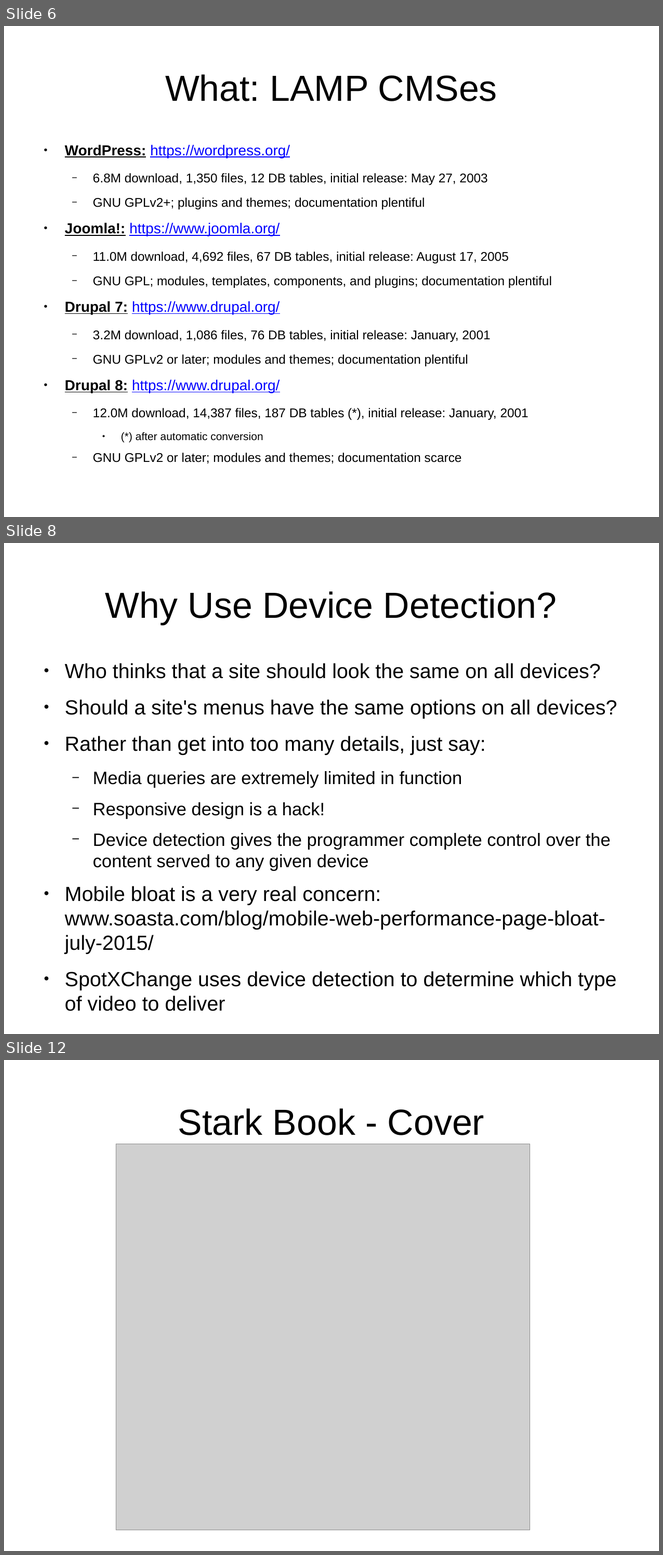
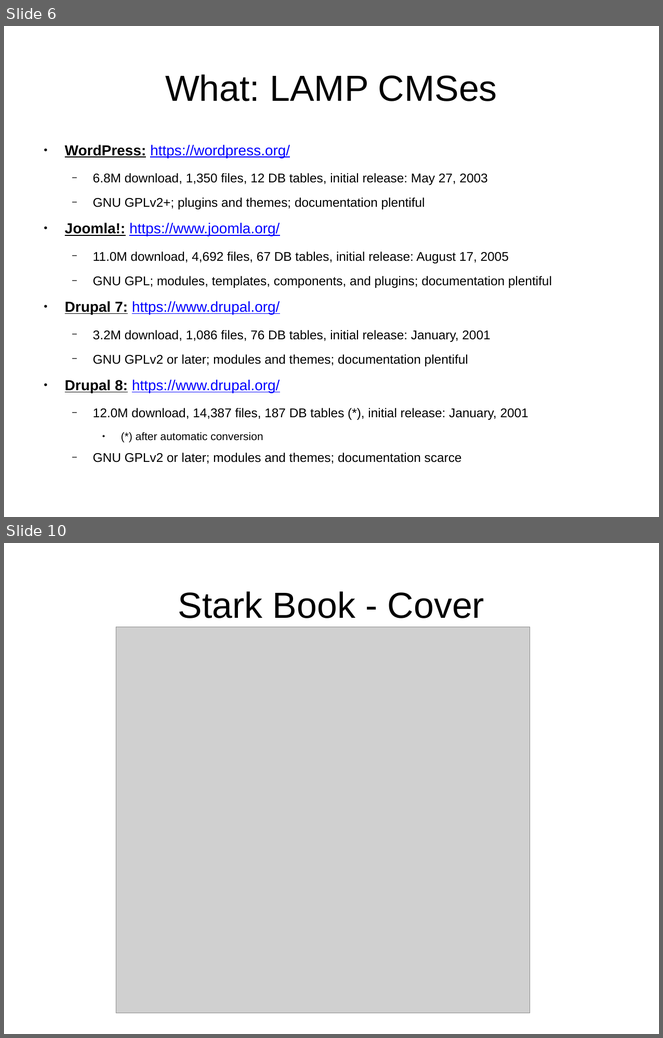
Before and after one commit to tomwhartung/jmws_accoutrements, a slide deck: presentations/2016_04-AWD_in_PHP_CMSes/AWD_in_PHP_CMSes-slides.odp. Shown one above the other, each under a label of ours: slides 6, 8 and 12 before the commit, slides 6 and 10 after it; the slides between them are not shown. The pictures are 663x1555 and 663x1038 pixels, drawn with LibreOffice and Linux fonts; fonts in the diff are those of the drawing; grey boxes stand for pictures. Boxes give left, top, right and bottom in pixels: in the first picture for what was removed or moved away, otherwise in the second. Text is boxed around its words. In the diff, an @@ line names an element or a change of style, - is before the commit and + after.

Commit message:
Thinking the "Why"s are mostly if not completely done, now for the "How"s or "When"s....

```diff
--- a/presentations/2016_04-AWD_in_PHP_CMSes/AWD_in_PHP_CMSes-slides.odp
+++ b/presentations/2016_04-AWD_in_PHP_CMSes/AWD_in_PHP_CMSes-slides.odp
@@ slide 8 removed at (4, 543, 659, 1034), background #FFFFFF @@
@@ title removed at (105, 591, 557, 625) @@
-Why Use Device Detection?
@@ text removed at (65, 663, 617, 1012) @@
-● Who thinks that a site should look the same on all devices?
-● Should a site's menus have the same options on all devices?
-● Rather than get into too many details, just say:
-  − Media queries are extremely limited in function
-  − Responsive design is a hack!
-  − Device detection gives the programmer complete control over the content served to any given device
-● Mobile bloat is a very real concern: www.soasta.com/blog/mobile-web-performance-page-bloat-july-2015/
-● SpotXChange uses device detection to determine which type of video to deliver
@@ what was slide 12 is now slide 10 @@
```
Also in this commit, not shown: 2 slides changed, 1 slide added, 2 other slides removed.
